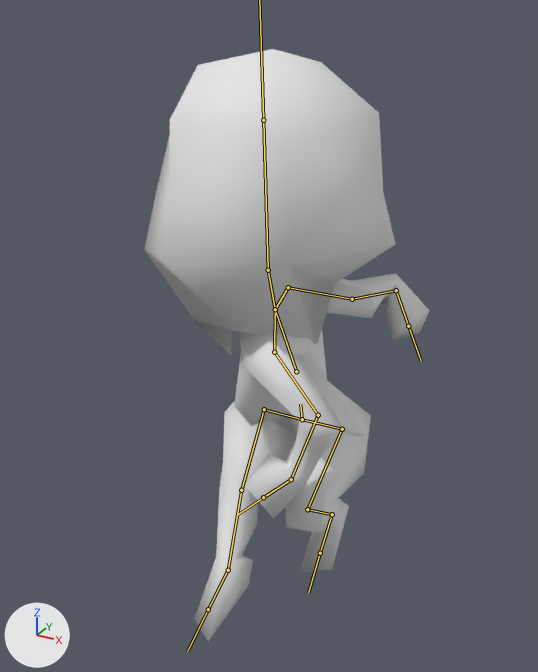
A saved change to the FBX model Assets/Models/PJGenerico/Kami/Animations/Dash_3.fbx.
Camera for both pictures: a camera (50 mm lens) standing at (-0.15, -8.77, 4.34) and looking at (-2.78, -3.99, 1.95). Lighting does not change. The marker at lower left points along +X, +Y and +Z. Both versions are drawn at frame 26 of the action 'mirandabones|mirandabonesAction'; the numbers are the values there. The bones that bend it are drawn over the model as lines.

The first picture shows 'miranda.004'.
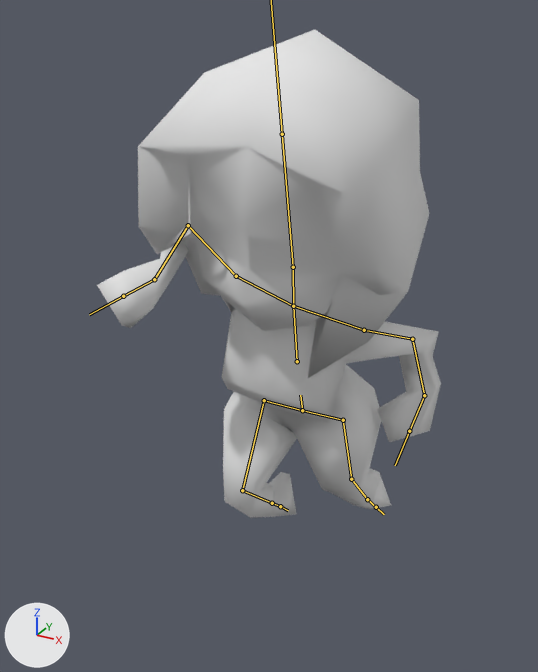
Where the change shows, as pixel boxes (x1, y1, x2, y2) in the pictures (538 x 672 px):
'miranda.004', posed (20% wider, 18% shorter): before (144, 49, 430, 642); after (97, 30, 441, 518)
bone 'Bone', root to tip: before (302, 419) to (300, 404); after (302, 410) to (300, 395)
bone 'Bone.001', root to tip: before (296, 371) to (275, 309); after (297, 361) to (293, 306)
bone 'Bone.001_L.001', root to tip: before (274, 352) to (318, 415); after (364, 330) to (412, 339)
bone 'Bone.001_L.002', root to tip: before (318, 415) to (291, 479); after (412, 339) to (424, 395)
bone 'Bone.001_R', root to tip: before (275, 309) to (288, 287); after (293, 306) to (236, 276)
bone 'Bone.001_R.001', root to tip: before (288, 287) to (352, 299); after (236, 276) to (188, 225)
bone 'Bone.001_R.002', root to tip: before (352, 299) to (396, 290); after (188, 225) to (154, 279)
bone 'Bone.001_R.003', root to tip: before (396, 290) to (408, 326); after (154, 279) to (123, 296)
bone 'Bone.003', root to tip: before (268, 270) to (263, 120); after (293, 267) to (282, 134)
bone 'Bone_L.001', root to tip: before (342, 429) to (307, 509); after (343, 420) to (351, 479)
bone 'Bone_L.002', root to tip: before (307, 509) to (332, 514); after (351, 479) to (367, 499)
bone 'Bone_L.003', root to tip: before (332, 514) to (320, 553); after (367, 499) to (376, 507)
bone 'Bone_R.001', root to tip: before (264, 409) to (241, 490); after (264, 400) to (242, 490)
bone 'Bone_R.002', root to tip: before (241, 490) to (228, 570); after (242, 490) to (272, 503)
bone 'Bone_R.003', root to tip: before (228, 570) to (208, 609); after (272, 503) to (280, 506)

What changed in the scene script:
```text
Change bone_bone:
    where bone_bone = bpy.data.objects['mirandabones'].pose.bones['Bone']
    bone_bone.location: (-2.58, -0.54, 3.52) -> (-2.58, -0.45, 3.52)
Change bone_bone_001:
    where bone_bone_001 = bpy.data.objects['mirandabones'].pose.bones['Bone.001']  # child of 'Bone'
    bone_bone_001.rotation_quaternion: (0.797, -0.219, -0.562, 0.003) -> (0.97, -0.241, 0.004, 0.045)  # degrees (-52, -64, 34) -> degrees (-28, 2, 5)
Change bone_bone_001_l_001:
    where bone_bone_001_l_001 = bpy.data.objects['mirandabones'].pose.bones['Bone.001_L.001']  # child of 'Bone.001_L'
    bone_bone_001_l_001.rotation_quaternion: (0.997, 0.042, 0.053, 0.024) -> (0.967, 0.192, 0.118, 0.121)  # degrees (5, 6, 3) -> degrees (24, 11, 16)
Change bone_bone_001_l_002:
    where bone_bone_001_l_002 = bpy.data.objects['mirandabones'].pose.bones['Bone.001_L.002']  # child of 'Bone.001_L.001'
    bone_bone_001_l_002.rotation_quaternion: (0.813, -0.486, -0.297, -0.122) -> (0.842, -0.446, -0.287, -0.099)  # degrees (-64, -37, 7) -> degrees (-58, -35, 6)
Change bone_bone_001_r:
    where bone_bone_001_r = bpy.data.objects['mirandabones'].pose.bones['Bone.001_R']  # child of 'Bone.001'
    bone_bone_001_r.rotation_quaternion: (1.0, 0.0, 0.0, 0.0) -> (0.991, 0.123, -0.01, -0.06)  # degrees (0, 0, 0) -> degrees (14, 0, -7)
Change bone_bone_001_r_001:
    where bone_bone_001_r_001 = bpy.data.objects['mirandabones'].pose.bones['Bone.001_R.001']  # child of 'Bone.001_R'
    bone_bone_001_r_001.rotation_quaternion: (0.746, 0.411, 0.466, -0.239) -> (0.456, -0.14, 0.459, 0.75)  # degrees (60, 63, 3) -> degrees (46, 39, 134)
Change bone_bone_001_r_002:
    where bone_bone_001_r_002 = bpy.data.objects['mirandabones'].pose.bones['Bone.001_R.002']  # child of 'Bone.001_R.001'
    bone_bone_001_r_002.rotation_quaternion: (0.845, -0.383, 0.344, 0.144) -> (0.603, -0.704, -0.278, -0.251)  # degrees (-49, 44, -2) -> degrees (-102, -44, 7)
Change bone_bone_001_r_003:
    where bone_bone_001_r_003 = bpy.data.objects['mirandabones'].pose.bones['Bone.001_R.003']  # child of 'Bone.001_R.002'
    bone_bone_001_r_003.rotation_quaternion: (0.834, 0.475, 0.23, -0.157) -> (0.916, 0.193, -0.153, 0.318)  # degrees (58, 32, -3) -> degrees (16, -24, 35)
Change bone_bone_003:
    where bone_bone_003 = bpy.data.objects['mirandabones'].pose.bones['Bone.003']  # child of 'Bone.002'
    bone_bone_003.rotation_quaternion: (0.792, -0.09, -0.603, -0.038) -> (0.977, -0.213, 0.005, 0.023)  # degrees (-20, -74, 10) -> degrees (-25, 1, 2)
Change bone_bone_l_001:
    where bone_bone_l_001 = bpy.data.objects['mirandabones'].pose.bones['Bone_L.001']  # child of 'Bone_L'
    bone_bone_l_001.rotation_quaternion: (0.738, 0.675, 0.015, -0.001) -> (0.999, -0.003, 0.009, 0.036)  # degrees (85, 1, 1) -> degrees (0, 1, 4)
Change bone_bone_l_002:
    where bone_bone_l_002 = bpy.data.objects['mirandabones'].pose.bones['Bone_L.002']  # child of 'Bone_L.001'
    bone_bone_l_002.rotation_quaternion: (0.545, -0.834, 0.074, -0.047) -> (0.985, -0.136, 0.097, -0.036)  # degrees (-114, 0, -10) -> degrees (-16, 10, -6)
Change bone_bone_l_003:
    where bone_bone_l_003 = bpy.data.objects['mirandabones'].pose.bones['Bone_L.003']  # child of 'Bone_L.002'
    bone_bone_l_003.rotation_quaternion: (0.987, 0.161, -0.025, 0.005) -> (0.781, -0.618, -0.075, 0.054)  # degrees (19, -3, 0) -> degrees (-77, -3, 10)
Change bone_bone_r_001:
    where bone_bone_r_001 = bpy.data.objects['mirandabones'].pose.bones['Bone_R.001']  # child of 'Bone_R'
    bone_bone_r_001.rotation_quaternion: (0.76, -0.637, -0.078, -0.1) -> (0.861, -0.505, -0.06, -0.03)  # degrees (-80, -14, -3) -> degrees (-61, -8, 1)
Change bone_bone_r_002:
    where bone_bone_r_002 = bpy.data.objects['mirandabones'].pose.bones['Bone_R.002']  # child of 'Bone_R.001'
    bone_bone_r_002.rotation_quaternion: (0.991, 0.134, 0.014, -0.015) -> (0.734, 0.677, 0.029, -0.037)  # degrees (15, 2, -2) -> degrees (85, 5, -1)
Change bone_bone_r_003:
    where bone_bone_r_003 = bpy.data.objects['mirandabones'].pose.bones['Bone_R.003']  # child of 'Bone_R.002'
    bone_bone_r_003.rotation_quaternion: (0.888, -0.458, -0.037, 0.036) -> (0.805, -0.59, -0.029, 0.057)  # degrees (-55, -2, 6) -> degrees (-72, 1, 7)
```
